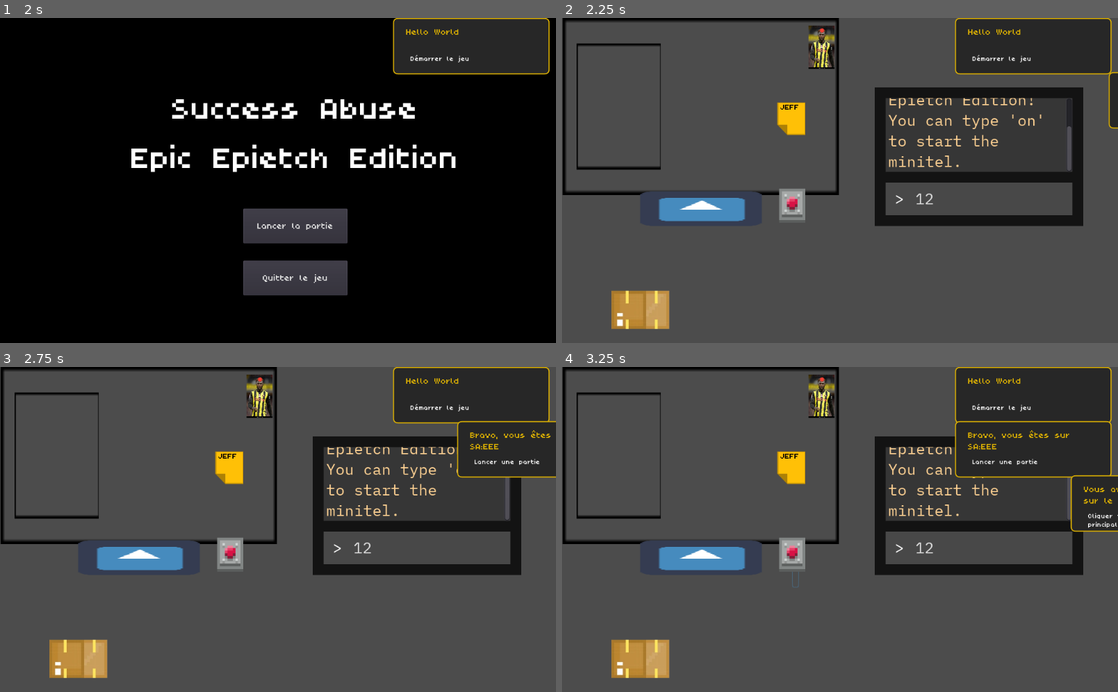
Above: before the commit, frames 1-4 (two rows, left to right).
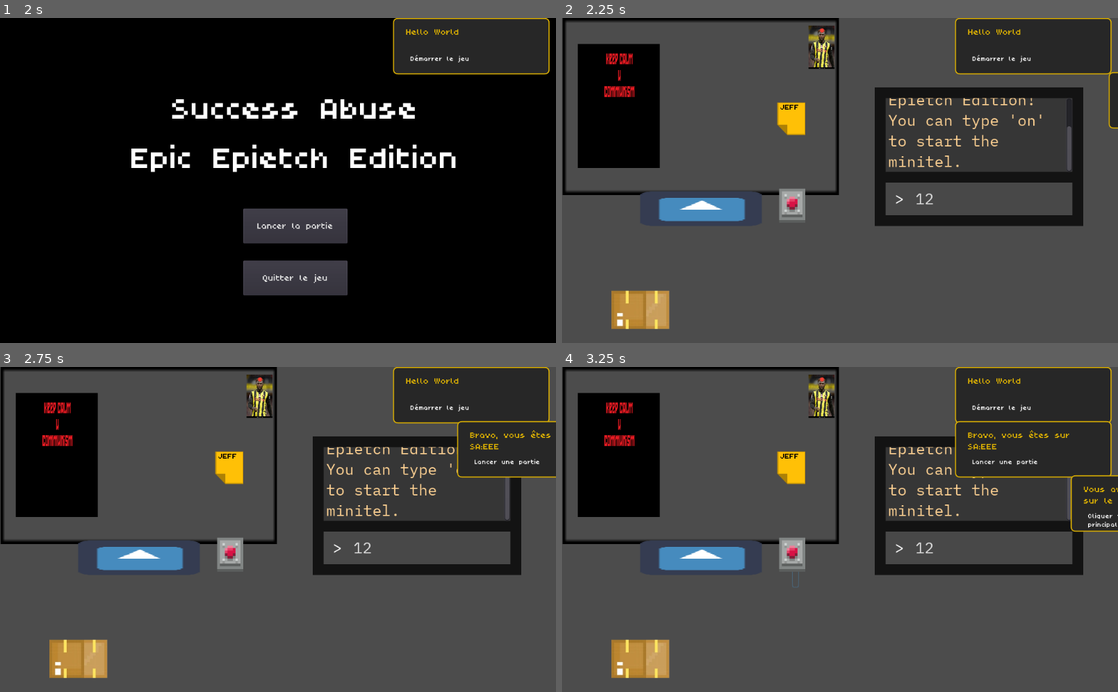
Above: after the commit, the same moments.

Repository: Armindster/success-abuse-epic-epietch-edition
Game: Godot game, scene res://Game/GameScreen.tscn
The game is run twice, just before and just after one commit, with the same random seed, the same clock (stepped at 60 frames per second) and the same inputs. The engine's default icon, where the game draws it, is replaced by a stand-in: a white triangle on a blue panel in a dark square.
Inputs (mouse positions are in pixels of both pictures, inside the frame that each line leads up to):
- Up to frame 1 (2 s): click (433, 200) at 0.52 s; type "12" at 0.6 s; click (233, 222) at 1.25 s
- Up to frame 2 (2.25 s): click "Lancer la partie" at 2 s
- Up to frame 3 (2.75 s): no input
- Up to frame 4 (3.25 s): click (795, 571) at 2.75 s

Frame 1 is identical in both runs. In frame 2, 5.8% of the frame differs, in the area x 2-18%, y 7-47%; in frame 3, 5.8%; in frame 4, 5.8%.

Commit message:
add and fix my caca

Diff:
--- a/Carton/Carton.tscn
+++ b/Carton/Carton.tscn
@@ -5,7 +5,7 @@
 [ext_resource path="res://Carton/CartonBody.gd" type="Script" id=3]
 
 [sub_resource type="RectangleShape2D" id=1]
-extents = Vector2( 150.25, 74.25 )
+extents = Vector2( 53, 35 )
 
 [node name="Carton" type="Node2D"]
 script = ExtResource( 1 )
@@ -15,7 +15,7 @@
 script = ExtResource( 3 )
 
 [node name="CollisionCarton" type="CollisionShape2D" parent="CartonBody"]
-position = Vector2( -8, 10.5 )
+position = Vector2( -8, 11 )
 shape = SubResource( 1 )
 
 [node name="Sprite" type="Sprite" parent="CartonBody"]
--- a/Tableau/Tableau.tscn
+++ b/Tableau/Tableau.tscn
@@ -7,7 +7,8 @@
 [ext_resource path="res://Tableau/Area2DJeff.gd" type="Script" id=5]
 [ext_resource path="res://Tableau/pin.png" type="Texture" id=6]
 [ext_resource path="res://Tableau/isaac success.jpg" type="Texture" id=7]
-[ext_resource path="res://Tableau/post-it.png" type="Texture" id=8]
+[ext_resource path="res://Tableau/quote.png" type="Texture" id=8]
+[ext_resource path="res://Tableau/post-it.png" type="Texture" id=9]
 
 [sub_resource type="RectangleShape2D" id=1]
 extents = Vector2( 24, 40 )
@@ -46,9 +47,9 @@
 shape = SubResource( 2 )
 
 [node name="Sprite" type="Sprite" parent="Area2DQuote"]
-position = Vector2( 105, 163 )
-scale = Vector2( 1.55, 4.66 )
-texture = ExtResource( 1 )
+position = Vector2( 104.5, 162.5 )
+scale = Vector2( 0.294922, 0.763333 )
+texture = ExtResource( 8 )
 
 [node name="Area2DJeff" type="Area2D" parent="."]
 position = Vector2( -40, 24 )
Not shown: 2 places in Tableau/Tableau.tscn that only renumber resources
Binary file added: Tableau/quote.png
Not shown, added: Tableau/quote.png.import
